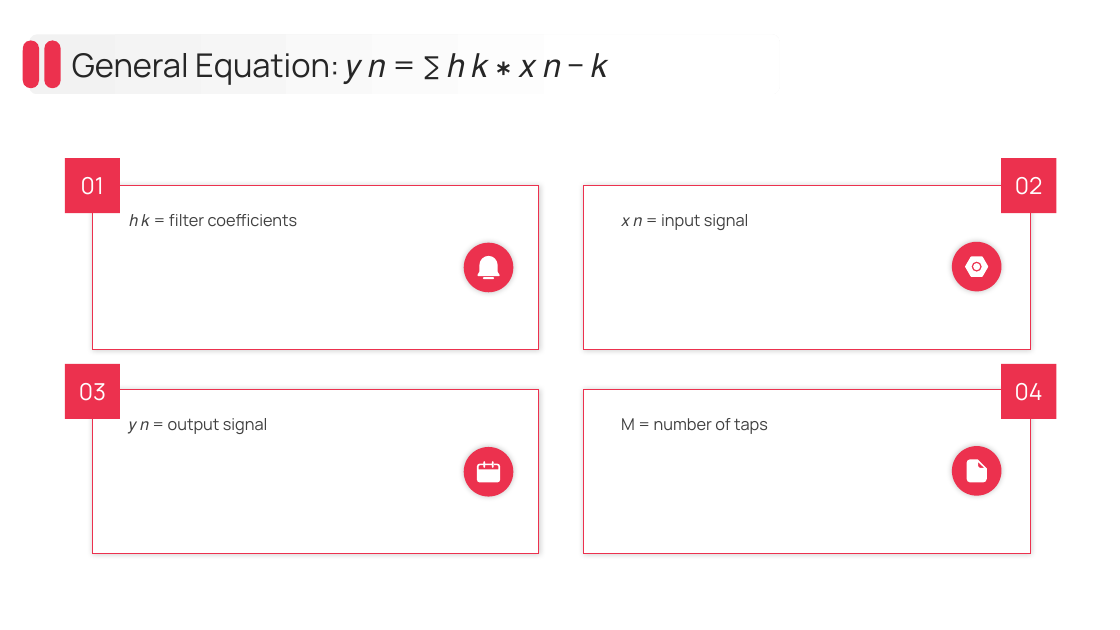
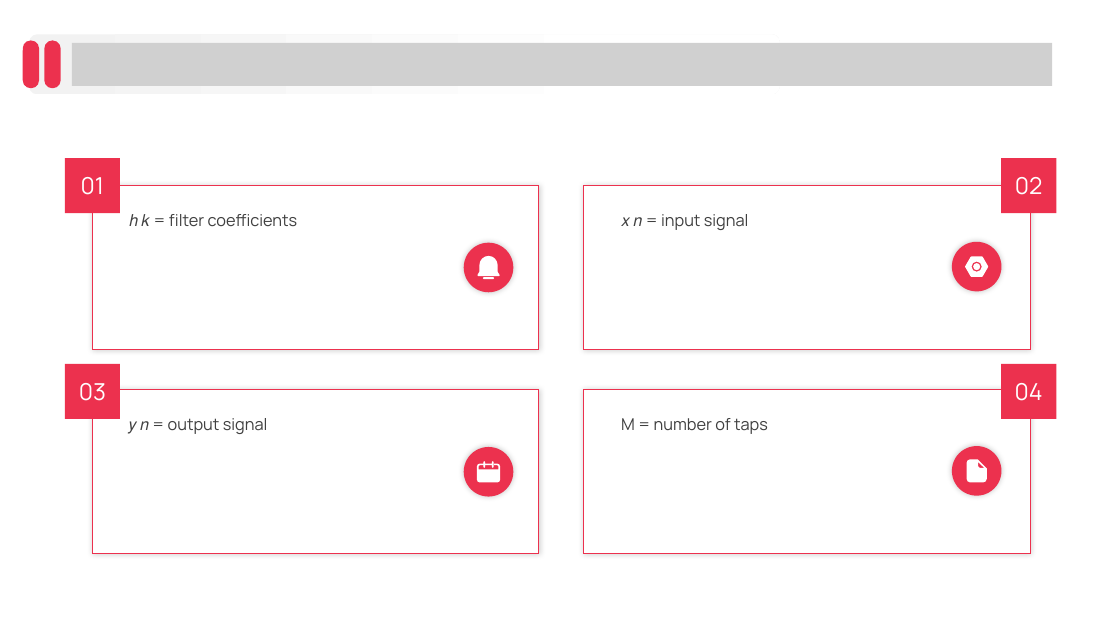
Before and after one commit to chbsaikiran/CBIT-DSP-SEMINAR-RELATED, a slide deck: slide 5 of Slides/From Theory to Code_ Fixed-Point FIR Filter Design and Speech Quality Evaluation.pptx. Drawn at 1120x630 pixels with LibreOffice and Linux fonts; fonts in the diff are those of the drawing; grey boxes stand for pictures. Boxes give left, top, right and bottom in pixels: in the first picture for what was removed or moved away, otherwise in the second. Text is boxed around its words. In the diff, an @@ line names an element or a change of style, - is before the commit and + after.

```diff
--- a/Slides/From Theory to Code_ Fixed-Point FIR Filter Design and Speech Quality Evaluation.pptx
+++ b/Slides/From Theory to Code_ Fixed-Point FIR Filter Design and Speech Quality Evaluation.pptx
@@ text removed at [72,53,608,85] @@
-General Equation: 𝑦 𝑛 = ∑ ℎ 𝑘 ∗ 𝑥 𝑛 − 𝑘
@@ picture added at [72,43,1053,86] @@
```
Also in this commit, not shown: 3 other slides changed, 3 slides added.
